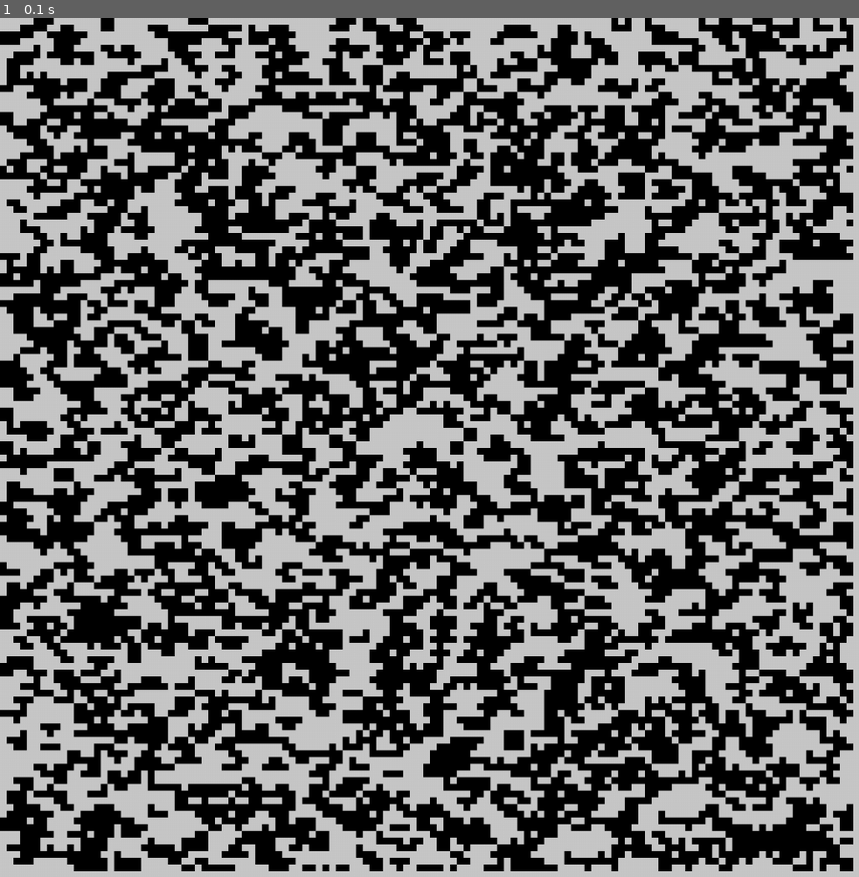
Above: before the commit, frame 1.
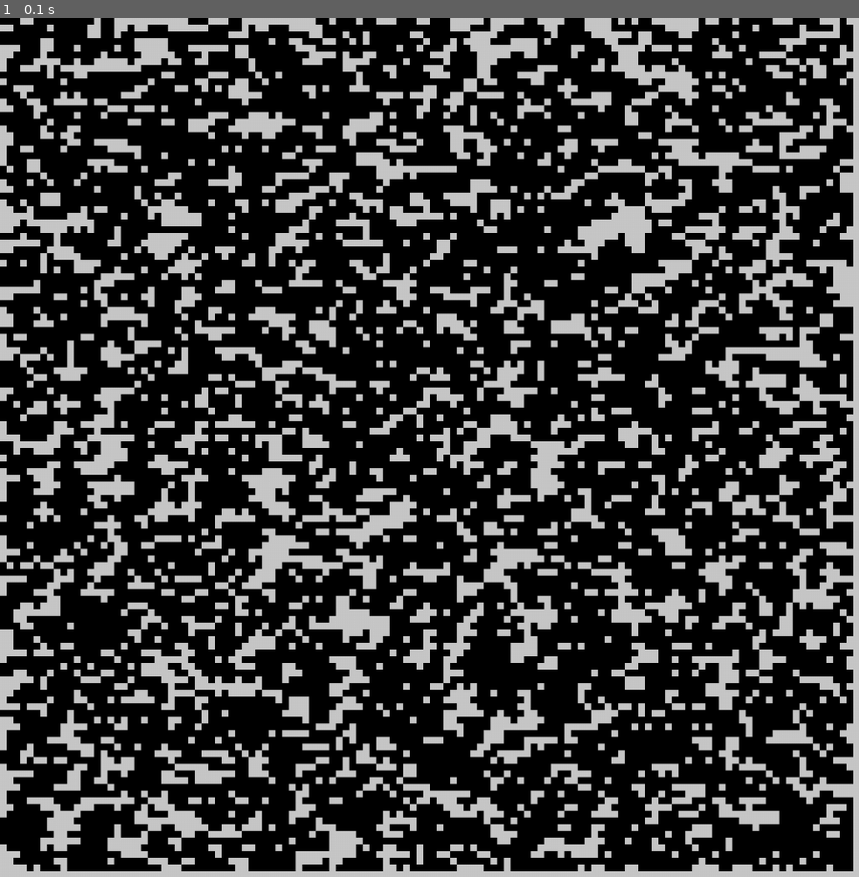
Above: after the commit, the same moment.

Repository: vaibhav02kadam/MP_RBE550
Game: pygame game, started from getting_started/solution/obstacle_field/environment.py
Same seed, same stepped clock (60 frames per second), same inputs: the game is played once before the commit and once after it.
Inputs:
- Up to frame 1 (0.1 s): no input

The runs differ from the first frame. In frame 1, 23% of the frame differs, in the area x 0-100%, y 0-100%.

Commit message:
Occupancy 70 percent

Diff:
--- a/getting_started/solution/obstacle_field/env_utils.py
+++ b/getting_started/solution/obstacle_field/env_utils.py
@@ -13,7 +13,7 @@
 COLOR_BLACK = (0, 0, 0)
 COLOR_WHITE = (200, 200, 200)
 
-obstacle_occupancy_percent = 50
+obstacle_occupancy_percent = 70
 
 # #Tetrominos
 tetro = [
Binary file changed: getting_started/solution/obstacle_field/obstacle_field_70_occupancy.jpg
